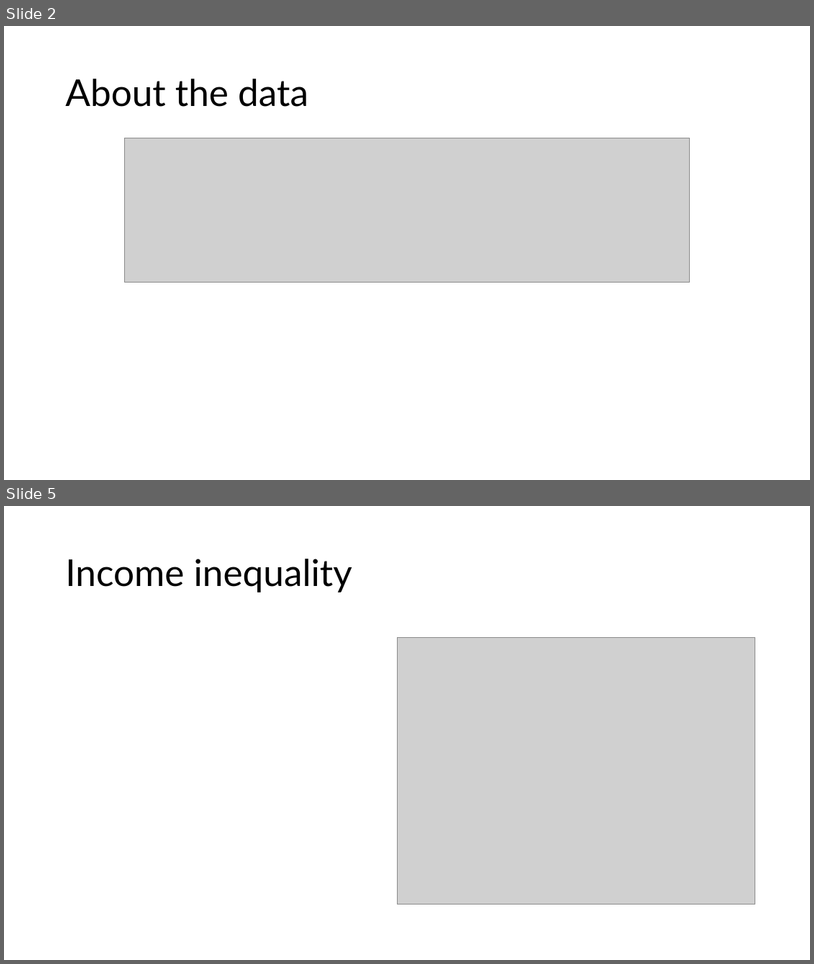
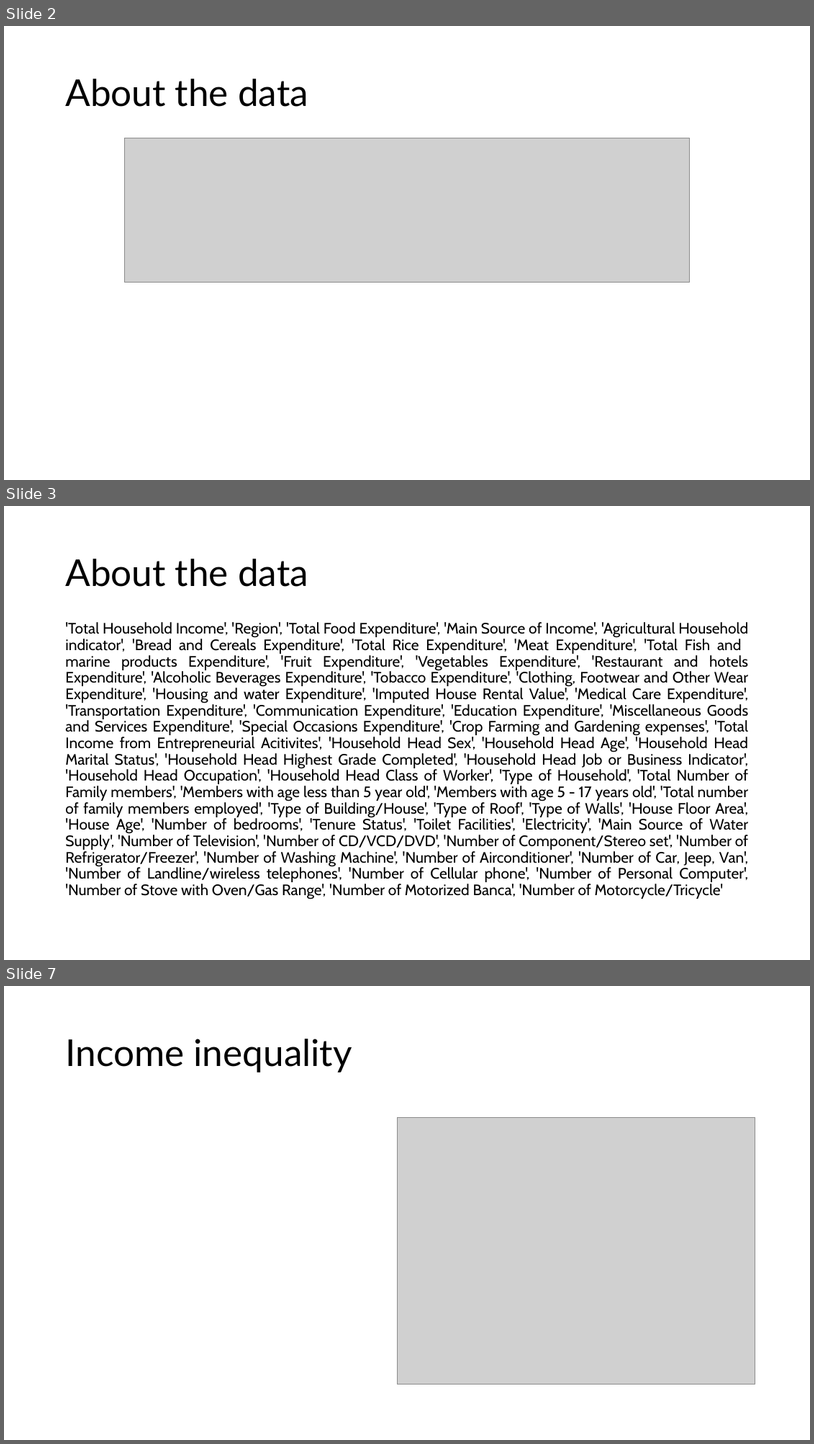
Before and after one commit to xxtofff/App_Physics_157, a slide deck: Coding Project/presentation/Coding Project Presentation.pptx. Shown one above the other, each under a label of ours: slides 2 and 5 before the commit, slides 2, 3 and 7 after it; the slides between them are not shown. The pictures are 814x964 and 814x1444 pixels, drawn with LibreOffice and Linux fonts; fonts in the diff are those of the drawing; grey boxes stand for pictures. Boxes give left, top, right and bottom in pixels: in the first picture for what was removed or moved away, otherwise in the second. Text is boxed around its words. In the diff, an @@ line names an element or a change of style, - is before the commit and + after.

```diff
--- a/Coding Project/presentation/Coding Project Presentation.pptx
+++ b/Coding Project/presentation/Coding Project Presentation.pptx
@@ slide 3 added at (4, 506, 810, 960), background #FFFFFF @@
@@ title added at (65, 559, 309, 587), 44 pt, text #000000 @@
+About the data
@@ text added at (65, 622, 748, 899), 18 pt, text #000000 @@
+'Total Household Income', 'Region', 'Total Food Expenditure', 'Main Source of Income', 'Agricultural Household indicator', 'Bread and Cereals Expenditure', 'Total Rice Expenditure', 'Meat Expenditure', 'Total Fish and marine products Expenditure', 'Fruit Expenditure', 'Vegetables Expenditure', 'Restaurant and hotels Expenditure', 'Alcoholic Beverages Expenditure', 'Tobacco Expenditure', 'Clothing, Footwear and Other Wear Expenditure', 'Housing and water Expenditure', 'Imputed House Rental Value', 'Medical Care Expenditure', 'Transportation Expenditure', 'Communication Expenditure', 'Education Expenditure', 'Miscellaneous Goods and Services Expenditure', 'Special Occasions Expenditure', 'Crop Farming and Gardening expenses', 'Total Income from Entrepreneurial Acitivites', 'Household Head Sex', 'Household Head Age', 'Household Head Marital Status', 'Household Head Highest Grade Completed', 'Household Head Job or Business Indicator', 'Household Head Occupation', 'Household Head Class of Worker', 'Type of Household', 'Total Number of Family members', 'Members with age less than 5 year old', 'Members with age 5 - 17 years old', 'Total number of family members employed', 'Type of Building/House', 'Type of Roof', 'Type of Walls', 'House Floor Area', 'House Age', 'Number of bedrooms', 'Tenure Status', 'Toilet Facilities', 'Electricity', 'Main Source of Water Supply', 'Number of Television', 'Number of CD/VCD/DVD', 'Number of Component/Stereo set', 'Number of Refrigerator/Freezer', 'Number of Washing Machine', 'Number of Airconditioner', 'Number of Car, Jeep, Van', 'Number of Landline/wireless telephones', 'Number of Cellular phone', 'Number of Personal Computer', 'Number of Stove with Oven/Gas Range', 'Number of Motorized Banca', 'Number of Motorcycle/Tricycle'
@@ what was slide 5 is now slide 7 @@
```
Also in this commit, not shown: 5 slides changed, 6 other slides added, 6 other files.
